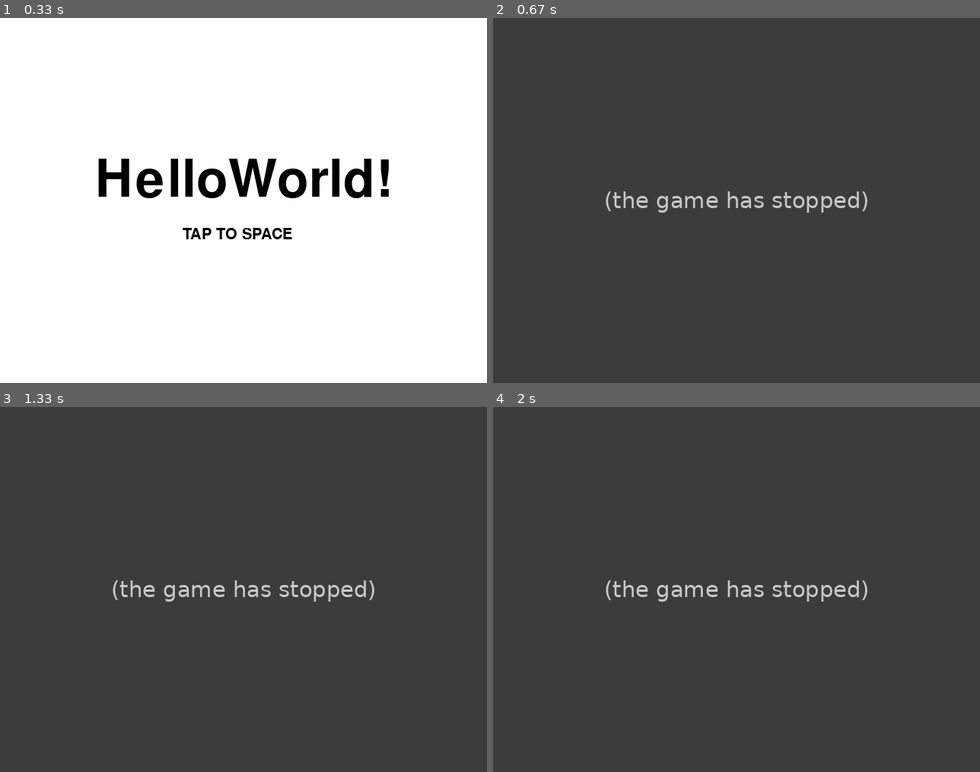
Above: before the commit, frames 1-4 (two rows, left to right).
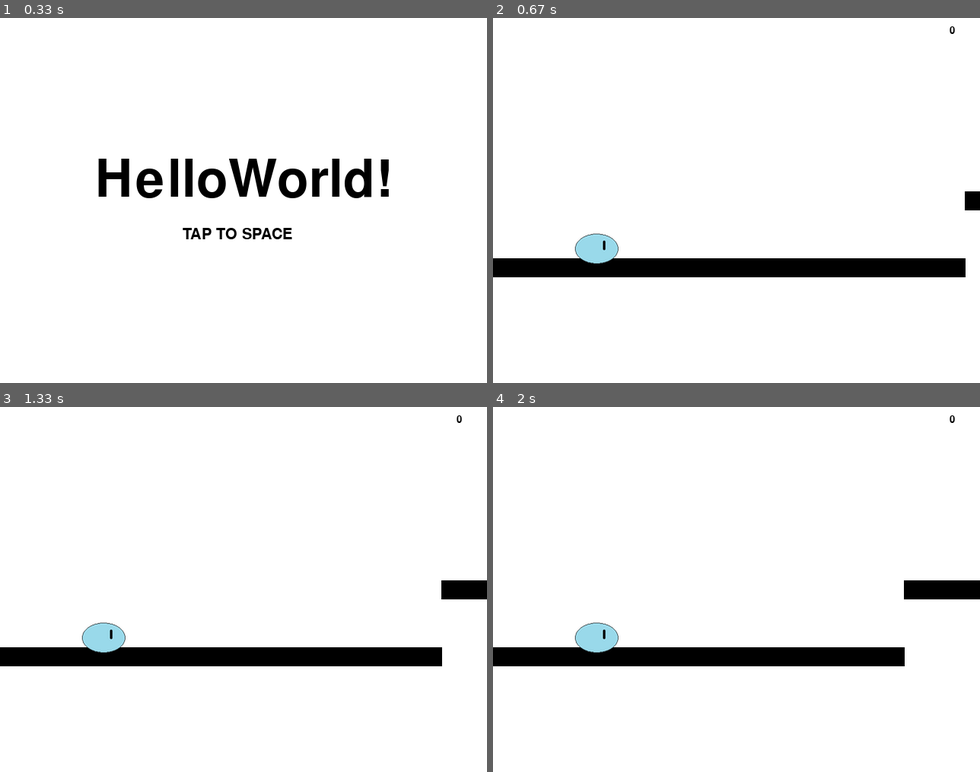
Above: after the commit, the same moments.

Repository: RENNKA08/python_pygame_HelloWorld-
Game: pygame game, started from mygame.py
Same seed, same stepped clock (60 frames per second), same inputs: the game is played once before the commit and once after it.
Inputs:
- Up to frame 1 (0.33 s): no input
- Up to frame 2 (0.67 s): tap Space at 0.33 s
- Up to frame 3 (1.33 s): no input
- Up to frame 4 (2 s): no input

Frame 1 is identical in both runs. In frame 2, 100% of the frame differs, in the area x 0-100%, y 0-100%; in frame 3, 100%; in frame 4, 100%.
Error before the commit: RecursionError: maximum recursion depth exceeded (mygame.py line 60); the game stopped at 0.33 s (later frames are placeholders)

Commit message:
関数化完了

Diff:
--- a/mygame.py
+++ b/mygame.py
@@ -10,13 +10,9 @@
 SCREEN_SIZE = (640, 480)  # 画面サイズ
 X_std = 100
 Y_std = 240
-x_load = []
-y_load = []
 y_move = 88
-x = X_std
 x_move = 20  # 要変更
-y = Y_std
-new_field = Y_std
+
 class Mygame:
     def __init__(self):
         # Pygameを初期化
@@ -29,35 +25,46 @@
         self.load_images()
         self.load_sounds()
         # ゲームオブジェクトを初期化
+        self.init_game_first()
         self.init_game()
+        self.flag_restart = False
         # メインループ開始
         # clock = pygame.time.Clock()
         while True:
             # clock.tick(60)
-            self.update()
+            # self.update()
             self.draw(screen)
             pygame.display.update()
             self.key_handler()
+    def init_game_first(self):
+        # ゲーム状態
+        self.game_state = START
+
     def init_game(self):
         """ゲームオブジェクトの初期化"""
-        # ゲーム状態
-        self.game_state = START
+        self.time = 0
         i = 0
-        time = 0
-        load_judge = 0
-        load_interval = 0
-        load_random = 0
-        flag_finish = False
+        self.load_judge = 0
+        self.load_interval = 0
+        self.load_random = 0
+        self.flag_finish = False
+        self.new_field = Y_std
+        self.x = X_std
+        self.y = Y_std
+        self.x_load = []
+        self.y_load = []
         while True:
-            x_load.append(i)
-            y_load.append(Y_std + y_move)
+            self.x_load.append(i)
+            self.y_load.append(Y_std + y_move)
             i += 1
             if i == 641:
                 break
+
     def update(self):
         """ゲーム状態の更新"""
         if self.game_state == PLAY:
             self.update()
+
     def draw(self, screen):
         """描画"""
         if self.game_state == START:
@@ -76,56 +83,58 @@
             screen.fill((255, 255, 255))
             # scoreを描画
             sysfont2 = pygame.font.SysFont(None, 20)
-            load_length = sysfont2.render(format(int(time / 100)), True, (0, 0, 0))
+            load_length = sysfont2.render(format(int(self.time / 100)), True, (0, 0, 0))
             screen.blit(load_length, (600, 10))
-            time += 1
+            self.time += 1
             # 道の生成
             load_random = random.uniform(0, 1000)
             i = 0
             while True:
-                y_load[i] = y_load[i + 1]
+                self.y_load[i] = self.y_load[i + 1]
                 i += 1
                 if i == 640:
                     break
-            if load_judge == 1:
-                load_interval += 1
-                if load_interval == 150:
-                    load_judge = 0
-                    load_interval = 0
-            if load_judge == 0:
+            if self.load_judge == 1:
+                self.load_interval += 1
+                if self.load_interval == 150:
+                    self.load_judge = 0
+                    self.load_interval = 0
+            if self.load_judge == 0:
                 # print(time)
-                if new_field == Y_std:
+                if self.new_field == Y_std:
                     if load_random < 4:
-                        new_field = Y_std + y_move
-                        load_judge = 1
-                if new_field == Y_std + y_move:
+                        self.new_field = Y_std + y_move
+                        self.load_judge = 1
+                if self.new_field == Y_std + y_move:
                     if load_random > 4:
                         if load_random < 8:
-                            new_field = Y_std + y_move + y_move
-                            load_judge = 1
+                            self.new_field = Y_std + y_move + y_move
+                            self.load_judge = 1
                     if load_random < 996:
                         if load_random > 992:
-                            new_field = Y_std
-                            load_judge = 1
-                if new_field == Y_std + y_move + y_move:
+                            self.new_field = Y_std
+                            self.load_judge = 1
+                if self.new_field == Y_std + y_move + y_move:
                     if load_random > 996:
-                        new_field = Y_std + y_move
-                        load_judge = 1
-            y_load[640] = new_field
+                        self.new_field = Y_std + y_move
+                        self.load_judge = 1
+            self.y_load[640] = self.new_field
             i = 640
             while True:
-                pygame.draw.line(screen, (0, 0, 0), (x_load[i], y_load[i]), (x_load[i] - 1, y_load[i]), 25)
+                pygame.draw.line(screen, (0, 0, 0), (self.x_load[i], self.y_load[i]), (self.x_load[i] - 1, self.y_load[i]), 25)
                 i -= 1
                 if i == -1:
                     break
             # キャラの描画
-            screen.blit(playerImg, (x, y))
+            screen.blit(self.playerImg, (self.x, self.y))
             # キャラの移動
             self.key_handler_PLAY()
             # 道の正誤判定
             self.load_detection()
-            if flag_finish:
+            if self.flag_finish:
                 self.game_state = GAMEOVER
+                self.init_game()
+
         elif self.game_state == GAMEOVER:
             # 画面を黒色で塗りつぶす
             screen.fill((0, 0, 0))
@@ -139,12 +148,13 @@
             screen.blit(score, (240, 300))
             # load_length
             sysfont3 = pygame.font.SysFont(None, 80)
-            load_length1 = sysfont3.render(format(int(time / 100)), True, (255, 255, 255))
+            load_length1 = sysfont3.render(format(int(self.time / 100)), True, (255, 255, 255))
             screen.blit(load_length1, (300, 275))
             # TAPTOSPACE
             sysfont1 = pygame.font.SysFont(None, 30)
-            start = sysfont1.render("TAP TO SPACE", True, (0, 0, 0))
-            screen.blit(start, (240, 275))
+            start = sysfont1.render("TAP TO SPACE", True, (255, 255, 255))
+            screen.blit(start, (240, 350))
+
     def key_handler(self):
         """キーハンドラー"""
         for event in pygame.event.get():
@@ -160,29 +170,33 @@
                 elif self.game_state == GAMEOVER:
                     self.init_game()
                     self.game_state = PLAY
+
     def key_handler_PLAY(self):
         for event in pygame.event.get():
             if event.type == KEYDOWN:
                 if event.key == K_UP:
-                    if y != Y_std - y_move:
-                        y -= y_move
+                    if self.y != Y_std - y_move:
+                        self.y -= y_move
                 if event.key == K_DOWN:
-                    if y != Y_std + y_move:
-                        y += y_move
+                    if self.y != Y_std + y_move:
+                        self.y += y_move
+
     def load_detection(self):
         """正誤判定"""
         # プレイヤーと道の正誤判定
         m = 89
         while True:
             m += 1
-            if (y + y_move) == y_load[m]:
+            if (self.y + y_move) == self.y_load[m]:
                 break
             if m == 200:
-                flag_finish = True
+                self.flag_finish = True
                 break
+
     def load_images(self):
         """イメージのロード"""
-        playerImg = pygame.image.load("sraim_alpha.png").convert_alpha()
+        self.playerImg = pygame.image.load("sraim_alpha.png").convert_alpha()
+
     def load_sounds(self):
         """サウンドのロード"""
 
